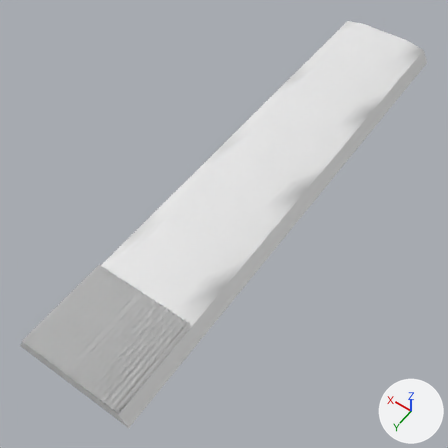
One commit to the OBJ model Resources/Meshes/10m/Elevated_LevelCrossing_Pavement.obj: the scene before it, then after it.
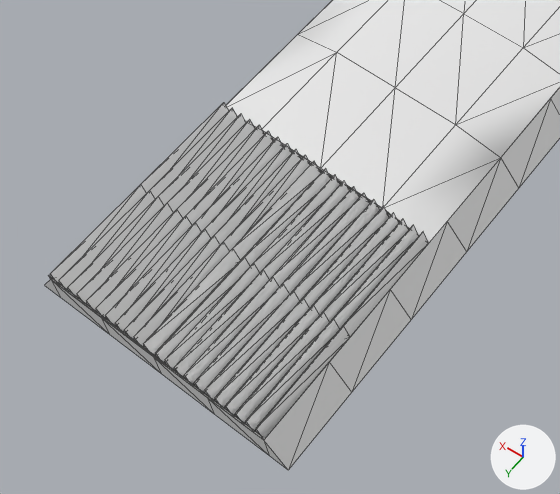
Each version appears first whole from a 50 mm camera at (-25.5, 43.2, 53.1) aimed at (0.7, 6.5, -4.6), and next in a close-up on the part from 0% to 56% of the width and 49% to 98% of the height. The axes (+X, +Y, +Z) are drawn at lower right. The lights are the same throughout. The close-ups show mesh edges as thin lines. Where no turn or scale is listed for an object, it has been applied to the vertices.

Objects in the first close-up: 'Elevated_LevelCrossing_Pavement'.
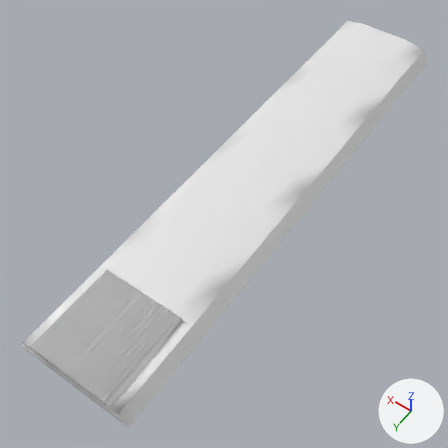
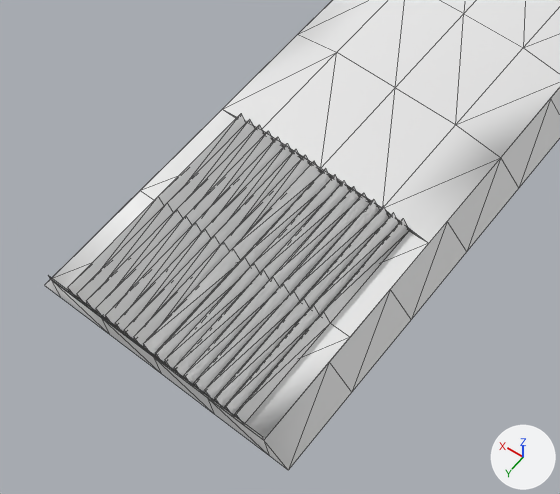
Boxes [x1, y1, x2, y2] around the edits, measured in the close-ups (560 x 494 px):
part 1 of me_elevated_levelcrossing_pavement, deleted
    before: [50, 102, 237, 290]
part 2 of me_elevated_levelcrossing_pavement, deleted
    before: [245, 225, 429, 439]

The change, as a list of edits to the scene's bpy script:
```text
Change me_elevated_levelcrossing_pavement:
    used by ob_elevated_levelcrossing_pavement; location = (0.0, 0.0, 0.0)
    remove me_elevated_levelcrossing_pavement.from_pydata(...)  # 265 vertices, 372 faces; spans x -7.0..7.0, y -32.0..32.0, z -2.0..0.5
    add me_elevated_levelcrossing_pavement.from_pydata(...)  # 249 vertices, 340 faces; spans x -7.0..7.0, y -32.0..32.0, z -2.0..0.5
    me_elevated_levelcrossing_pavement part 1
    8 vertices are removed from x 5.2..5.7, y 21.3..32.0, z -0.3..0.5
    16 faces are deleted
    me_elevated_levelcrossing_pavement part 2
    8 vertices are removed from x -5.7..-5.2, y 21.3..32.0, z -0.3..0.5
    16 faces are deleted
```
